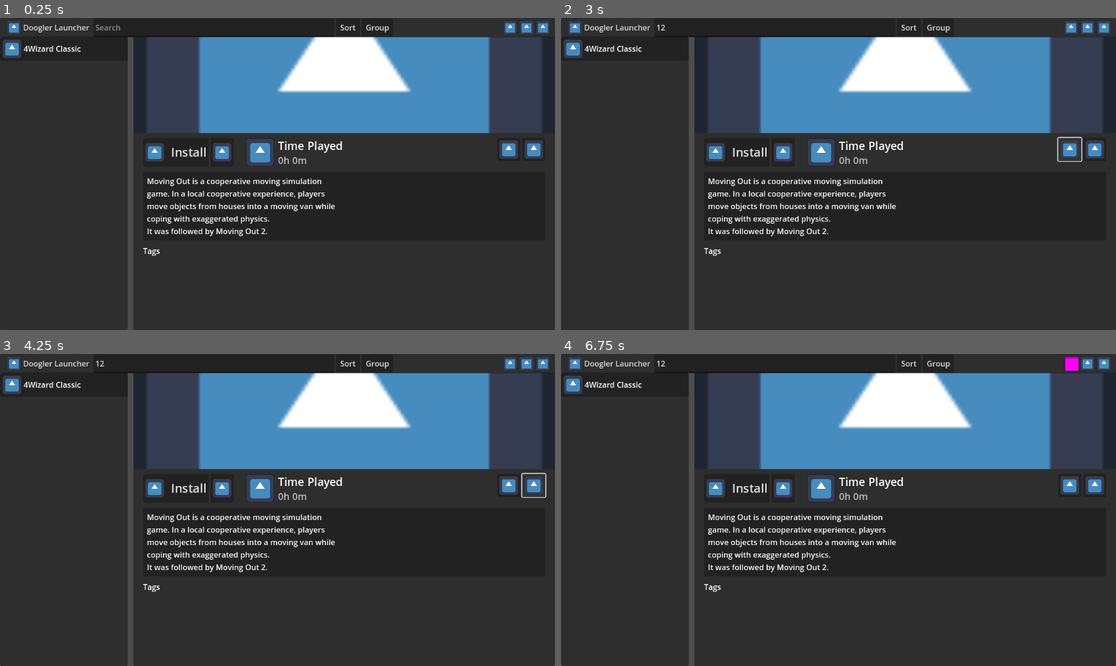
Above: before the commit, frames 1-4 (two rows, left to right).
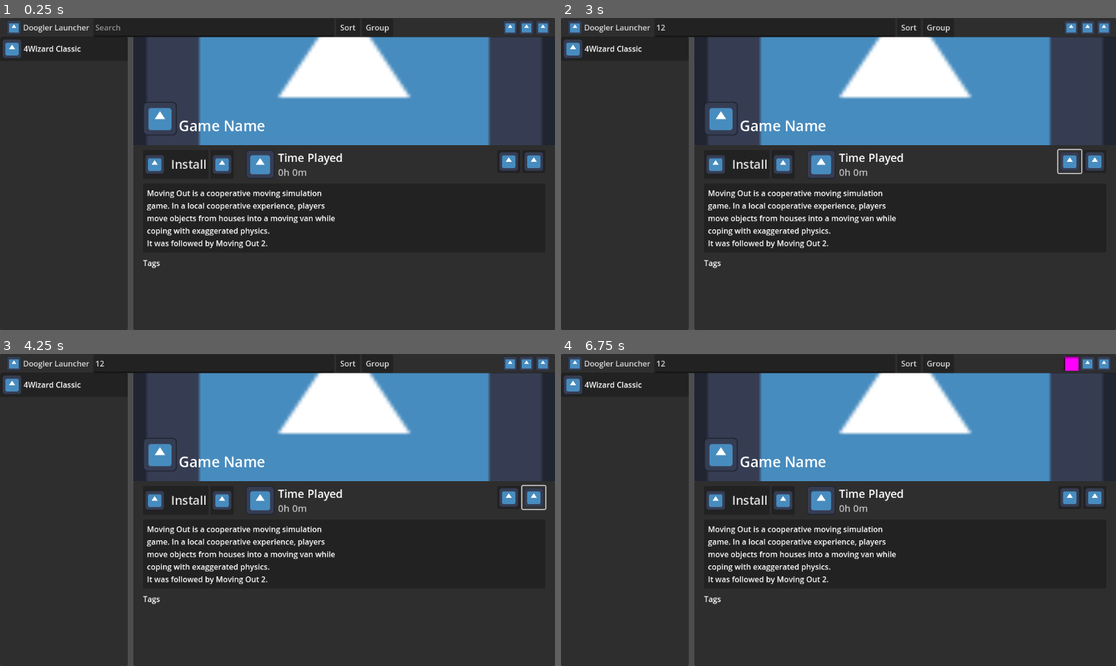
Above: after the commit, the same moments.

Repository: Do0gler/DooglerLauncherV3
Game: Godot game, scene res://scenes/MainScene.tscn
Same seed, same stepped clock (60 frames per second), same inputs: the game is played once before the commit and once after it. The engine's default icon, where the game draws it, is replaced by a stand-in: a white triangle on a blue panel in a dark square.
Inputs (mouse positions are in pixels of both pictures, inside the frame that each line leads up to; where the layout moved, square brackets give the same spot in the first picture):
- Up to frame 1 (0.25 s): no input
- Up to frame 2 (3 s): click (777, 27) at 0.52 s; type "12" at 0.6 s; click (627, 49) at 1.25 s; click "Install" at 2 s; click (1071, 161) [1071, 149] at 2.75 s
- Up to frame 3 (4.25 s): click (532, 497) [532, 485] at 3.5 s
- Up to frame 4 (6.75 s): click "Doogler Launcher" at 4.25 s; click "Sort" at 5 s; click "Group" at 5.75 s; click (1071, 363) at 6.5 s

The runs differ from the first frame. In frame 1, 8.5% of the frame differs, in the area x 24-100%, y 6-81%; in frame 2, 8.6%; in frame 3, 8.6%; in frame 4, 8.5%.

Commit message:
Move UIManager to tree

Diff:
--- a/Scripts/Globals/settings_manager.gd
+++ b/Scripts/Globals/settings_manager.gd
@@ -3,11 +3,13 @@
 const SETTINGS_FILE_PATH = "user://UserSettings.settings"
 const GAME_LIBRARY_PATH := "user://game_data.txt"
 var manager: Manager
+var ui_manager: UIManager
 signal settings_loaded
 
 func _ready() -> void:
 	manager = get_tree().root.get_node("Manager") as Manager
-	UIManager.loading_screen = manager.get_node("%LoadingScreen")
+	ui_manager = manager.get_node("%UIManager")
+	ui_manager.loading_screen = manager.get_node("%LoadingScreen")
 
 	settings_loaded.connect(Updater._on_settings_loaded)
 
@@ -28,14 +30,14 @@
 	Updater.auto_check_updates = auto_update
 	#DiscordRpcManager.rich_presence_enabled = settings_dict["rich_presence_enabled"]
 
-	UIManager.set_settings_state(settings_dict)
+	ui_manager.set_settings_state(settings_dict)
 	settings_loaded.emit()
 
 ## Save settings to disk
 func save_settings() -> void:
 	var settings_dict := {
-		"auto_check_updates":  UIManager.settings_popup.is_item_checked(0),
-		"rich_presence_enabled": UIManager.settings_popup.is_item_checked(1)
+		"auto_check_updates":  ui_manager.settings_popup.is_item_checked(0),
+		"rich_presence_enabled": ui_manager.settings_popup.is_item_checked(1)
 	}
 	var settings_file := FileAccess.open(SETTINGS_FILE_PATH, FileAccess.WRITE)
 	if settings_file:
--- a/Scripts/Globals/ui_manager.gd
+++ /dev/null
@@ -1,8 +0,0 @@
-extends Node
-
-var settings_popup: PopupMenu
-var loading_screen: Control
-
-func set_settings_state(settings_dict: Dictionary):
-	settings_popup.set_item_checked(0, settings_dict.get("auto_check_updates", false))
-	settings_popup.set_item_checked(1, settings_dict.get("rich_presence_enabled", false))
--- a/Scripts/Globals/updater.gd
+++ b/Scripts/Globals/updater.gd
@@ -25,10 +25,10 @@
 ## Uses the Internet to update the games library
 func check_for_updates() -> void:
 	# Download games data
-	UIManager.loading_screen.show()
+	SettingsManager.ui_manager.loading_screen.show()
 
 	await download_game_data()
 	SettingsManager.manager.get_library()
-	SettingsManager.manager.display_games()
+	SettingsManager.ui_manager.display_games()
 
-	UIManager.loading_screen.hide()
+	SettingsManager.ui_manager.loading_screen.hide()
--- /dev/null
+++ b/Scripts/ui_manager.gd
@@ -0,0 +1,23 @@
+extends Node
+class_name UIManager
+
+@export var game_panel: PackedScene
+
+@onready var games_vbox: VBoxContainer = %GamesVBox
+@onready var loading_screen: Control = %LoadingScreen
+var settings_popup: PopupMenu
+
+func set_settings_state(settings_dict: Dictionary):
+	settings_popup.set_item_checked(0, settings_dict.get("auto_check_updates", false))
+	settings_popup.set_item_checked(1, settings_dict.get("rich_presence_enabled", false))
+
+func display_games() -> void:
+	# Clear previous games
+	for child in games_vbox.get_children():
+		child.queue_free()
+
+	for game in SettingsManager.manager.games_library:
+		var new_game_panel: GamePanel = game_panel.instantiate()
+		new_game_panel.game_data = game
+		new_game_panel.update_visuals()
+		games_vbox.add_child(new_game_panel)
--- a/project.godot
+++ b/project.godot
@@ -18,7 +18,6 @@
 [autoload]
 
 SettingsManager="*res://Scripts/Globals/settings_manager.gd"
-UIManager="*res://Scripts/Globals/ui_manager.gd"
 Updater="*res://Scripts/Globals/updater.gd"
 
 [display]
--- a/scenes/MainScene.tscn
+++ b/scenes/MainScene.tscn
@@ -6,6 +6,7 @@
 [ext_resource type="Script" uid="uid://isd1kyj5he1" path="res://Scripts/UI/titlebar.gd" id="3_f140w"]
 [ext_resource type="Script" uid="uid://b3lmqs1ak36dy" path="res://Scripts/UI/launcher_button.gd" id="4_0iob3"]
 [ext_resource type="Script" uid="uid://x0gys2lddqvx" path="res://Scripts/UI/resize.gd" id="5_4b75m"]
+[ext_resource type="Script" uid="uid://dak6vi2o7hwpg" path="res://Scripts/ui_manager.gd" id="7_q68mp"]
 
 [sub_resource type="StyleBoxEmpty" id="StyleBoxEmpty_c6dvc"]
 
@@ -20,6 +21,10 @@
 grow_horizontal = 2
 grow_vertical = 2
 script = ExtResource("1_y4jh7")
+
+[node name="UIManager" type="Node" parent="."]
+unique_name_in_owner = true
+script = ExtResource("7_q68mp")
 game_panel = ExtResource("2_f140w")
 
 [node name="HSplitContainer" type="HSplitContainer" parent="."]
@@ -39,7 +44,7 @@
 custom_minimum_size = Vector2(150, 0)
 layout_mode = 2
 
-[node name="GamesVbox" type="VBoxContainer" parent="HSplitContainer/GamesList/ScrollContainer"]
+[node name="GamesVBox" type="VBoxContainer" parent="HSplitContainer/GamesList/ScrollContainer"]
 unique_name_in_owner = true
 layout_mode = 2
 size_flags_horizontal = 3
@@ -55,15 +60,41 @@
 theme_override_constants/separation = 0
 
 [node name="UpperArea" type="PanelContainer" parent="HSplitContainer/GameView/VBoxContainer"]
-layout_mode = 2
-
-[node name="TextureRect" type="TextureRect" parent="HSplitContainer/GameView/VBoxContainer/UpperArea"]
-custom_minimum_size = Vector2(0, 200)
+custom_minimum_size = Vector2(0, 225)
+layout_mode = 2
+
+[node name="Background" type="TextureRect" parent="HSplitContainer/GameView/VBoxContainer/UpperArea"]
 layout_mode = 2
 size_flags_horizontal = 3
 texture = ExtResource("2_q68mp")
 expand_mode = 1
 stretch_mode = 6
+
+[node name="MarginContainer" type="MarginContainer" parent="HSplitContainer/GameView/VBoxContainer/UpperArea"]
+layout_mode = 2
+theme_override_constants/margin_left = 20
+theme_override_constants/margin_top = 20
+theme_override_constants/margin_right = 20
+theme_override_constants/margin_bottom = 20
+
+[node name="HBoxContainer" type="HBoxContainer" parent="HSplitContainer/GameView/VBoxContainer/UpperArea/MarginContainer"]
+layout_mode = 2
+
+[node name="Logo" type="TextureRect" parent="HSplitContainer/GameView/VBoxContainer/UpperArea/MarginContainer/HBoxContainer"]
+custom_minimum_size = Vector2(70, 0)
+layout_mode = 2
+size_flags_horizontal = 0
+size_flags_vertical = 8
+texture = ExtResource("2_q68mp")
+expand_mode = 5
+stretch_mode = 4
+
+[node name="Name" type="Label" parent="HSplitContainer/GameView/VBoxContainer/UpperArea/MarginContainer/HBoxContainer"]
+layout_mode = 2
+size_flags_horizontal = 0
+size_flags_vertical = 8
+theme_override_font_sizes/font_size = 30
+text = "Game Name"
 
 [node name="LowerArea" type="PanelContainer" parent="HSplitContainer/GameView/VBoxContainer"]
 layout_mode = 2
--- a/scripts/UI/launcher_button.gd
+++ b/scripts/UI/launcher_button.gd
@@ -2,7 +2,7 @@
 
 var settings_submenu: PopupMenu
 
-func _init() -> void:
+func _enter_tree() -> void:
 	var menu = get_popup()
 	# Create the check for updates button
 	@warning_ignore("int_as_enum_without_match")
@@ -19,7 +19,7 @@
 	menu.index_pressed.connect(_on_item_selected)
 	settings_submenu.index_pressed.connect(_on_subitem_selected)
 
-	UIManager.settings_popup = settings_submenu
+	%UIManager.settings_popup = settings_submenu
 
 
 func _on_item_selected(index):
--- a/scripts/manager.gd
+++ b/scripts/manager.gd
@@ -1,7 +1,6 @@
 class_name Manager
 extends Control
 
-@export var game_panel: PackedScene
 
 const GAME_DATA_DIR = "res://GamesLibrary"
 var games_library: Array[GameData]
@@ -9,7 +8,7 @@
 
 func _ready() -> void:
 	get_library()
-	display_games()
+	%UIManager.display_games()
 
 
 func get_library() -> void:
@@ -35,15 +34,3 @@
 		default_library.append(game_data)
 
 	return default_library
-
-
-func display_games() -> void:
-	# Clear previous games
-	for child in %GamesVbox.get_children():
-		child.queue_free()
-
-	for game in games_library:
-		var new_game_panel: GamePanel = game_panel.instantiate()
-		new_game_panel.game_data = game
-		new_game_panel.update_visuals()
-		%GamesVbox.add_child(new_game_panel)
Renamed: Scripts/Globals/ui_manager.gd.uid -> Scripts/ui_manager.gd.uid
Not shown: 1 places in scenes/MainScene.tscn that only renumber resources
